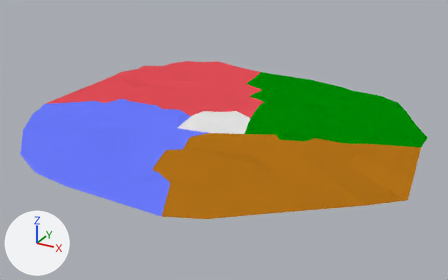
Before and after pictures for a commit that changed the Blender file ProjectLuna/WIP Assets/realm_2_floor.blend.
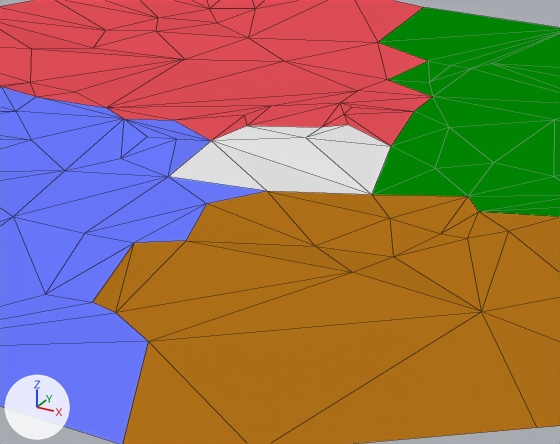
Old and new are each drawn whole from a camera (50 mm lens) standing at (7.2, -12.17, 6.02) and looking at (0.57, -0.12, -0.01) and again close up on the part from 27% to 68% of the width and 25% to 77% of the height. Lighting does not change. The marker at lower left points along +X, +Y and +Z. The close-ups show mesh edges as thin lines.
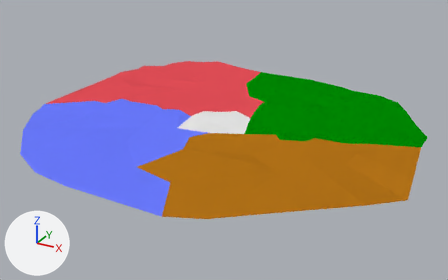
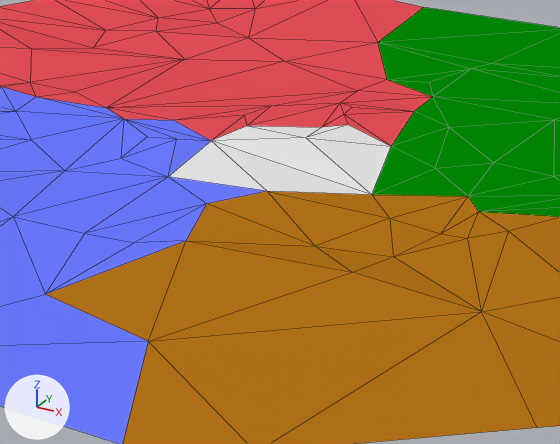
Commit message: Attempted correction of flawed floor

Scene script edits in JSON lines:
```json
{"block": "me_plane", "where": "me_plane.from_pydata(...)  # 138 vertices, 239 faces; spans x -3.67..4.59, y -3.72..3.81, z 0.26..0.41"}
{"block": "me_plane", "where": "# used by ob_plane; location = (0.0, 0.0, 0.0); scale = (1.16, 1.16, 1.16)"}
{"block": "me_plane", "where": "# verts and faces of me_plane; kept vertices keep their numbers, new ones are numbered from 138"}
{"block": "me_plane", "where": "# before: 7 (0.92, -2.77, 0.32) at pixel (148, 341), 10 (-0.58, -3.7, 0.31), 13 (0.39, -1.53, 0.33) at pixel (186, 240), 79 (1.56, -1.53, 0.38) at pixel (352, 272), 98 (0.53, -2.52, 0.29) at pixel (115, 312)"}
{"block": "me_plane", "where": "# before: 106 (0.04, -2.53, 0.3) at pixel (45, 294), 110 (0.14, -1.73, 0.34) at pixel (134, 242), 111 (0.36, -2.51, 0.32) at pixel (92, 302)"}
{"block": "me_plane", "where": "# before: 50 (1.81, 2.07, 0.3), 52 (1.38, 2.43, 0.33), 103 (0.13, 1.78, 0.31) at pixel (387, 79), 122 (0.92, 3.59, 0.32), 123 (0.7, 2.46, 0.33) at pixel (491, 63)"}
{"block": "me_plane", "where": "# before: 124 (-0.26, 2.38, 0.37) at pixel (377, 42), 126 (0.61, 2.29, 0.32) at pixel (471, 68), 127 (0.24, 2.27, 0.33) at pixel (428, 60), 128 (0.46, 1.84, 0.33) at pixel (429, 82), 129 (0.46, 2.22, 0.35) at pixel (450, 65)"}
{"block": "me_plane", "change": "me_plane part 1"}
{"op": "add", "block": "me_plane", "code": "delete_vertices([98, 111])  # with the faces that use them"}
{"op": "add", "block": "me_plane", "code": "faces += [(7, 106, 13), (7, 13, 79)]  # mat_material_002 (orange #b47319)"}
{"op": "add", "block": "me_plane", "code": "faces += [(13, 106, 110), (7, 10, 106)]  # mat_material_003 (blue #6b7bff)"}
{"block": "me_plane", "change": "me_plane part 2"}
{"op": "add", "block": "me_plane", "code": "delete_vertices([127, 129])  # with the faces that use them"}
{"op": "add", "block": "me_plane", "code": "delete_faces([(50, 126, 123), (50, 123, 52), (122, 123, 126)])"}
{"op": "add", "block": "me_plane", "code": "faces += [(50, 126, 52), (103, 124, 126), (122, 123, 124), (103, 126, 128), (123, 126, 124), (52, 126, 123)]  # mat_material (green #008a02)"}
```

Changed parts and their boxes [x1, y1, x2, y2] in the close-ups (560 x 444 px):
```json
{"part": 1, "of": "me_plane", "change": "cut back", "before": [0, 241, 352, 346], "after": [0, 241, 352, 346]}
{"part": 2, "of": "me_plane", "change": "cut back", "before": [378, 30, 560, 93], "after": [378, 30, 560, 93]}
```
